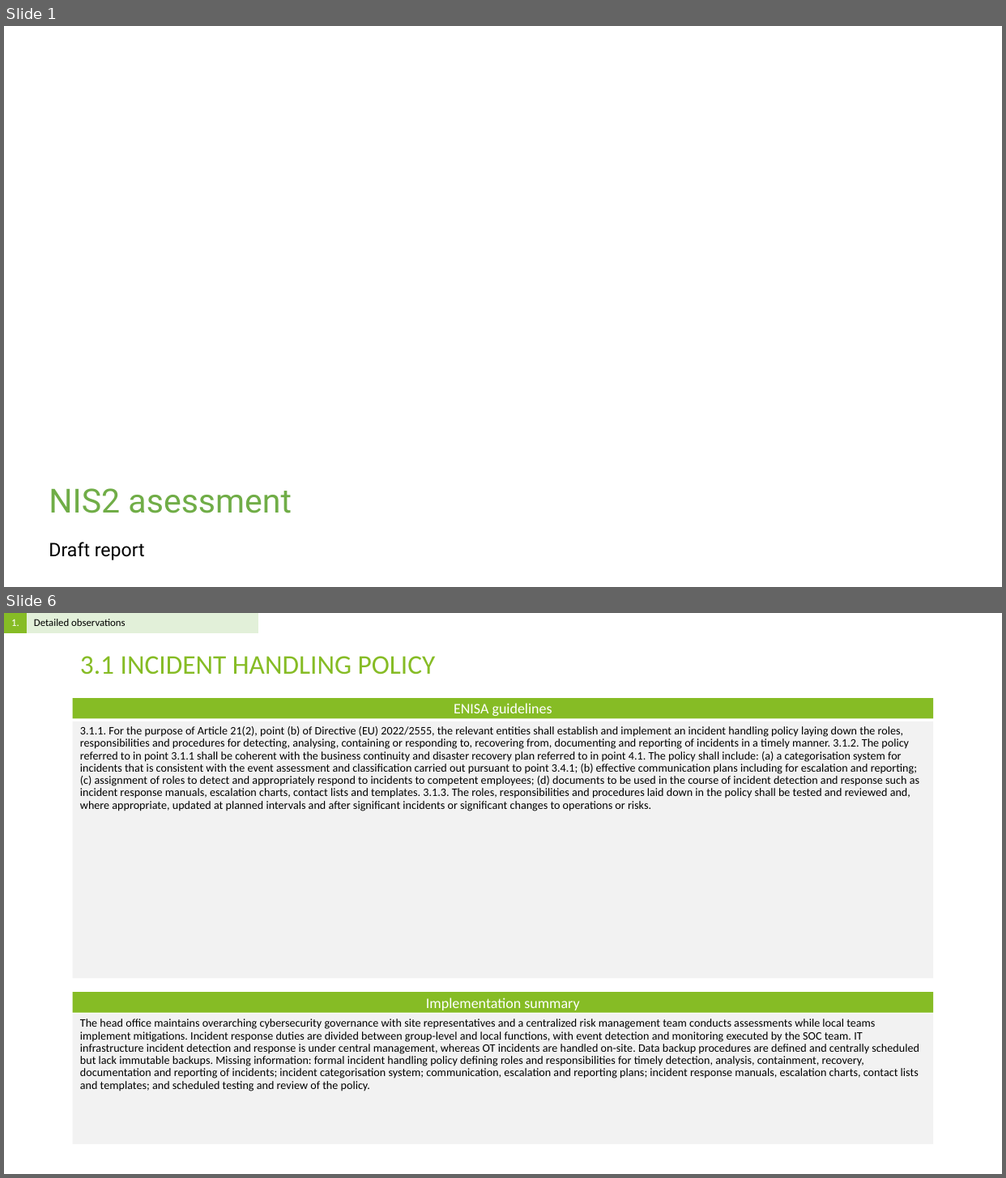
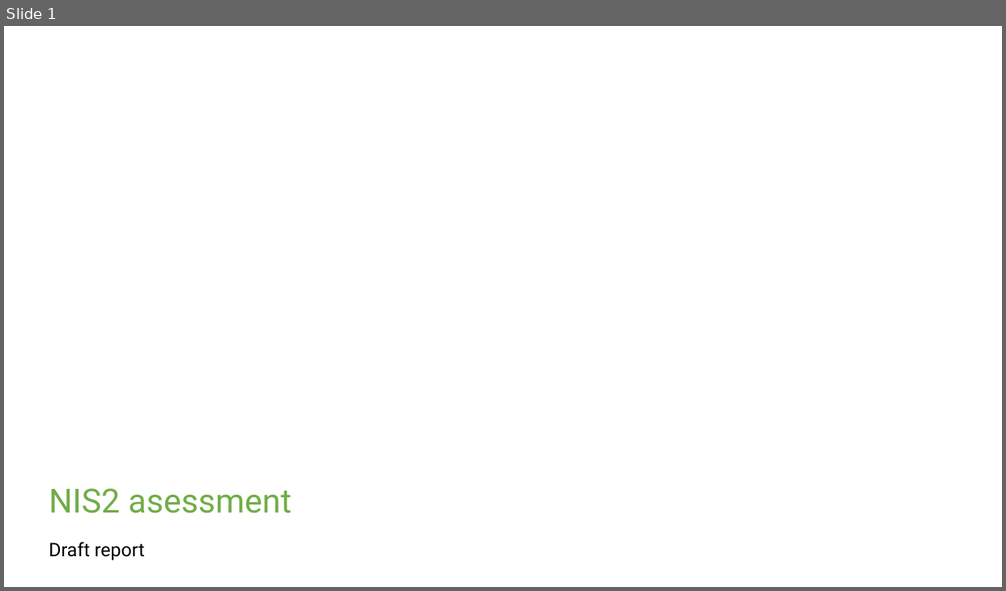
Before and after one commit to Rokas01/tprm, a slide deck: filename.pptx. Shown one above the other, each under a label of ours: slides 1 and 6 before the commit, slide 1 after it; the slides between them are not shown. The pictures are 1006x1178 and 1006x591 pixels, drawn with LibreOffice and Linux fonts; fonts in the diff are those of the drawing; background and template pictures are left out. Boxes give left, top, right and bottom in pixels: in the first picture for what was removed or moved away, otherwise in the second. Text is boxed around its words. In the diff, an @@ line names an element or a change of style, - is before the commit and + after.

```diff
--- a/filename.pptx
+++ b/filename.pptx
@@ slide 6 removed at <box>4,613,1002,1174</box>, background #FFFFFF @@
@@ table removed at <box>4,613,258,633</box>, 1 rows, 2 columns @@
-1. | Detailed observations
@@ title removed at <box>80,656,436,675</box> @@
-3.1 INCIDENT HANDLING POLICY
@@ rectangle removed at <box>73,698,934,719</box> @@
-ENISA guidelines
@@ text removed at <box>73,722,934,979</box> @@
-3.1.1. For the purpose of Article 21(2), point (b) of Directive (EU) 2022/2555, the relevant entities shall establish and implement an incident handling policy laying down the roles, responsibilities and procedures for detecting, analysing, containing or responding to, recovering from, documenting and reporting of incidents in a timely manner. 3.1.2. The policy referred to in point 3.1.1 shall be coherent with the business continuity and disaster recovery plan referred to in point 4.1. The policy shall include: (a) a categorisation system for incidents that is consistent with the event assessment and classification carried out pursuant to point 3.4.1; (b) effective communication plans including for escalation and reporting; (c) assignment of roles to detect and appropriately respond to incidents to competent employees; (d) documents to be used in the course of incident detection and response such as incident response manuals, escalation charts, contact lists and templates. 3.1.3. The roles, responsibilities and procedures laid down in the policy shall be tested and reviewed and, where appropriate, updated at planned intervals and after significant incidents or significant changes to operations or risks.
@@ rectangle removed at <box>73,993,934,1013</box> @@
-Implementation summary
@@ text removed at <box>73,1014,934,1144</box> @@
-The head office maintains overarching cybersecurity governance with site representatives and a centralized risk management team conducts assessments while local teams implement mitigations. Incident response duties are divided between group-level and local functions, with event detection and monitoring executed by the SOC team. IT infrastructure incident detection and response is under central management, whereas OT incidents are handled on-site. Data backup procedures are defined and centrally scheduled but lack immutable backups. Missing information: formal incident handling policy defining roles and responsibilities for timely detection, analysis, containment, recovery, documentation and reporting of incidents; incident categorisation system; communication, escalation and reporting plans; incident response manuals, escalation charts, contact lists and templates; and scheduled testing and review of the policy.
```
Also in this commit, not shown: 4 slides changed, 21 other slides removed, 1 other file.
